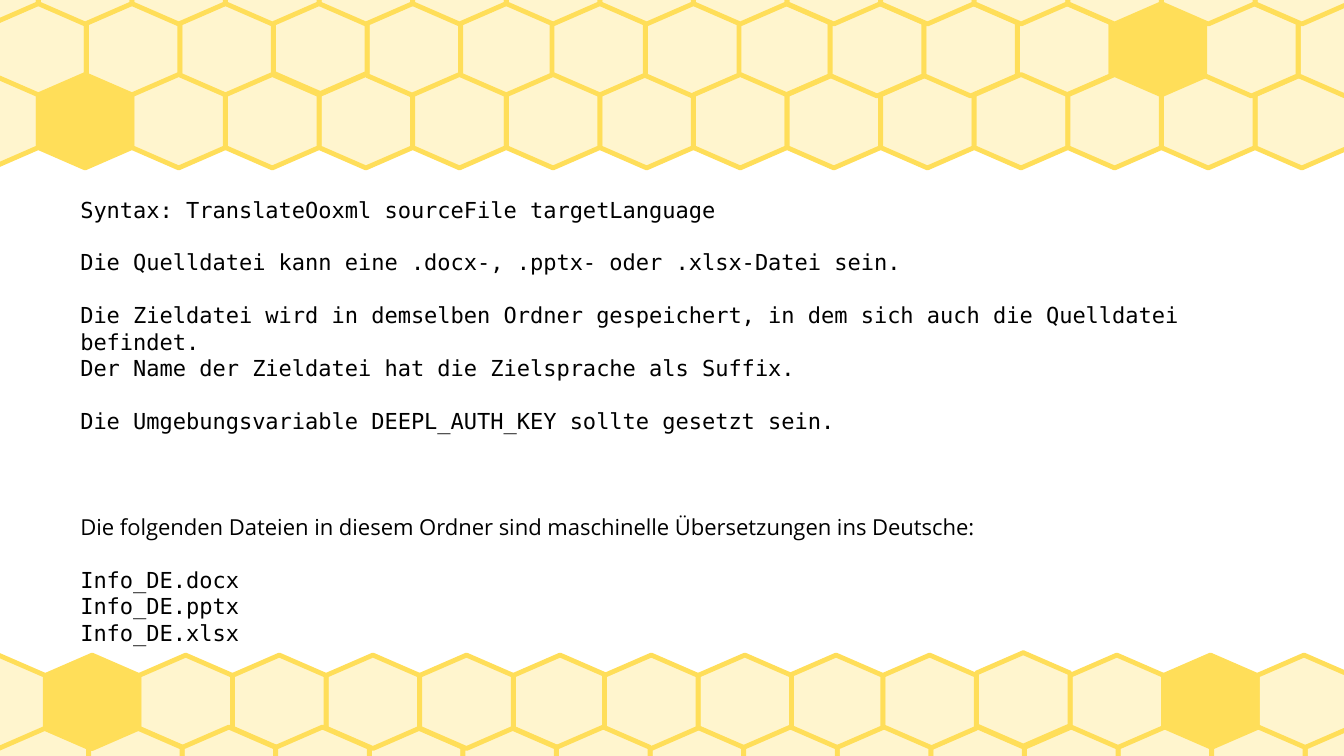
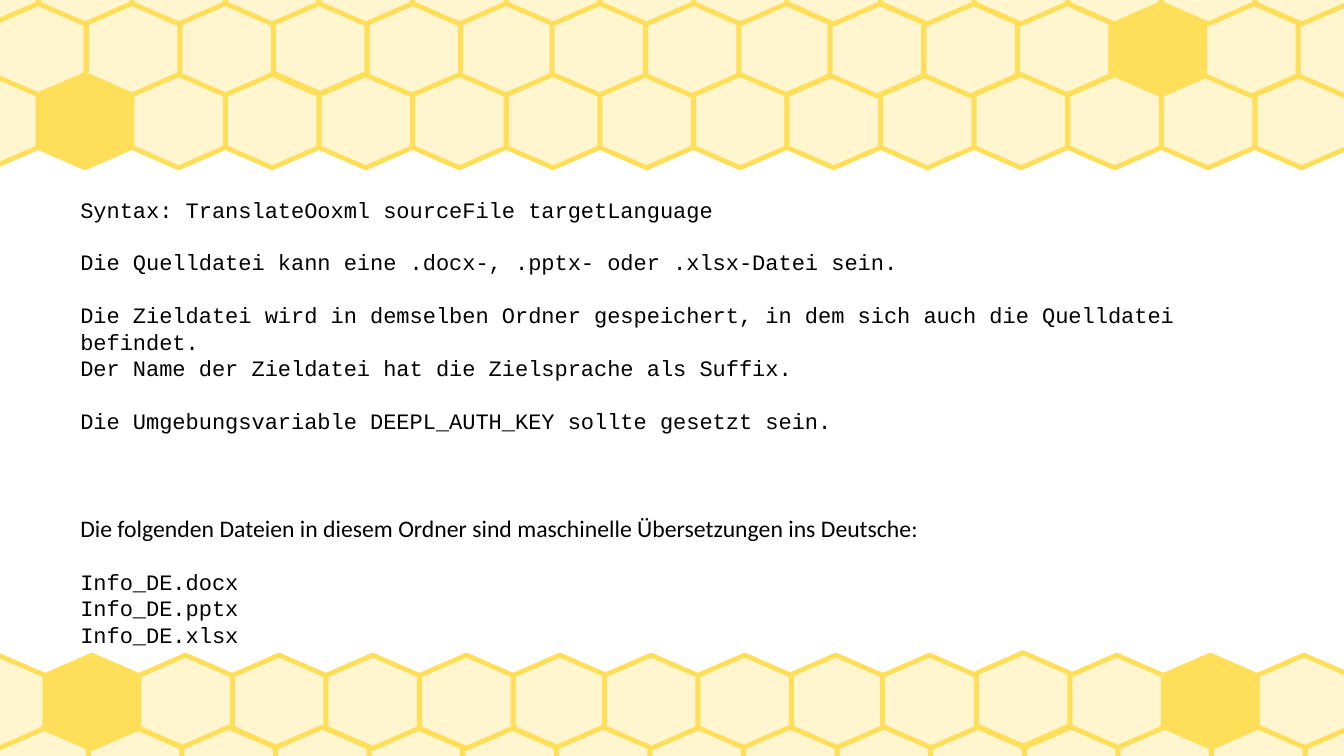
Before and after one commit to IgorIgnatyuk/TranslateOoxml, a slide deck: slide 2 of Info_DE.pptx. Drawn at 1344x756 pixels with LibreOffice and Linux fonts; fonts in the diff are those of the drawing. Boxes give left, top, right and bottom in pixels: in the first picture for what was removed or moved away, otherwise in the second. Text is boxed around its words. In the diff, an @@ line names an element or a change of style, - is before the commit and + after.

Commit message:
Use nicer fonts in Info.*

```diff
--- a/Info_DE.pptx
+++ b/Info_DE.pptx
@@ text "Syntax: TranslateOoxml sourceFile targetLanguage" at box(80, 202, 1174, 621): font DejaVu Sans Mono to Courier New in "Syntax: TranslateOoxml sourceFile targetLanguage", "Die Quelldatei kann eine .docx-, .pptx- oder ...", "Die Zieldatei wird in demselben Ordner gespeichert, ...", "Der Name der Zieldatei hat die Zielsprache ..." and 4 more places; size 13 to 14 pt, font Open Sans to Calibri in "Die folgenden Dateien in diesem Ordner sind ..." @@
```
Also in this commit, not shown: 1 other slide changed, 5 other files.
